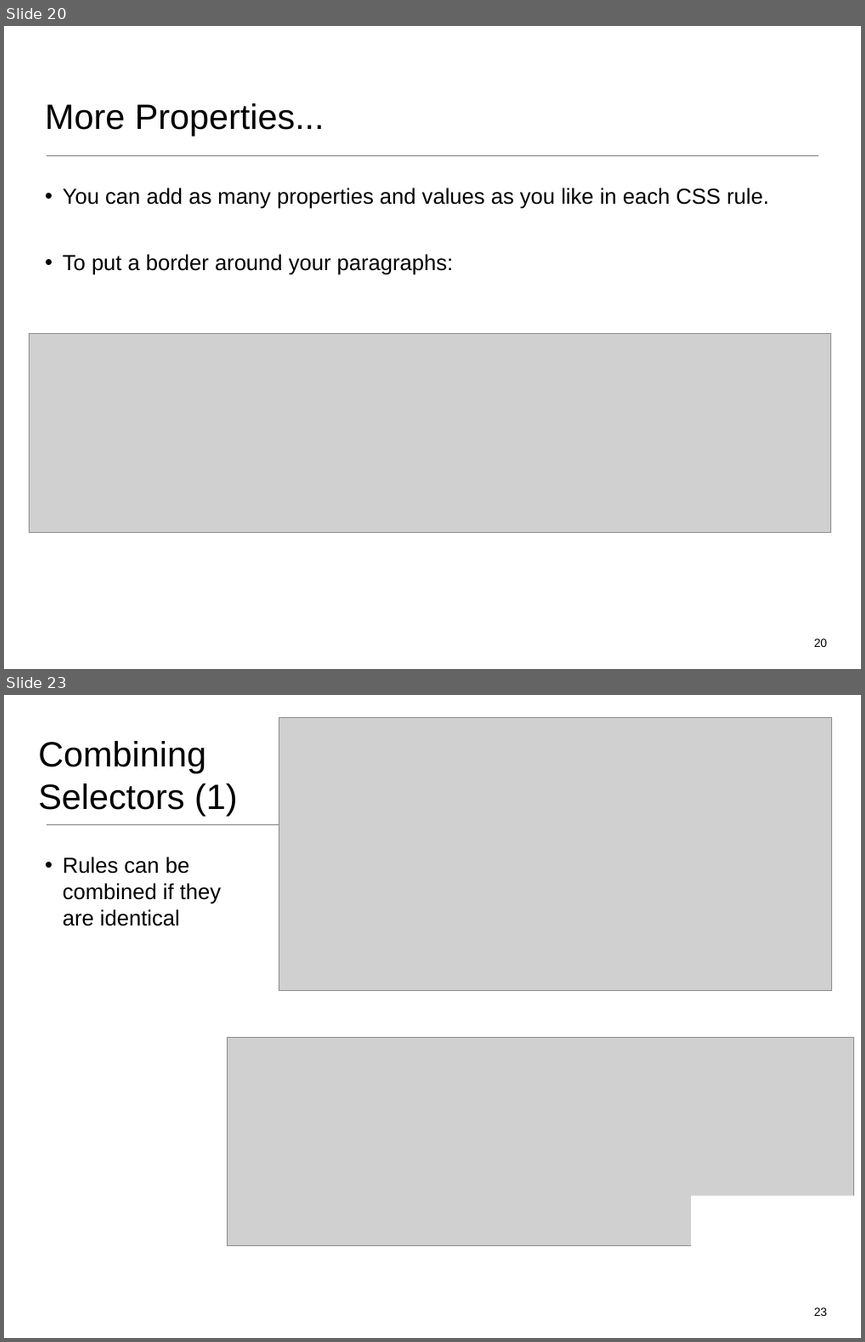
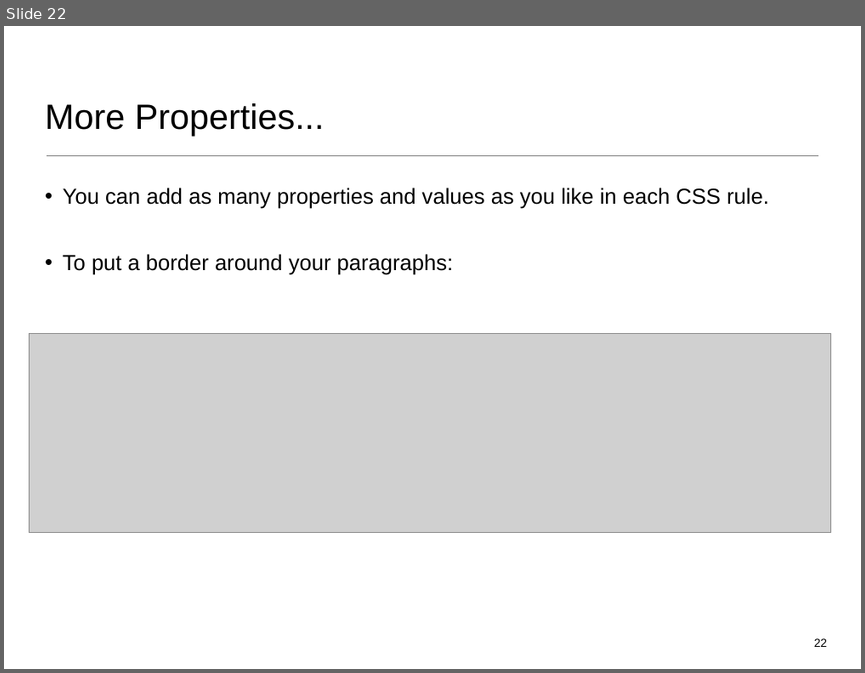
Before and after one commit to wit-web-dev-2015/web-dev-1, a slide deck: topic02/talk-2/css-1.ppt. Shown one above the other, each under a label of ours: slides 20 and 23 before the commit, slide 22 after it; the slides between them are not shown. The pictures are 865x1342 and 865x673 pixels, drawn with LibreOffice and Linux fonts; fonts in the diff are those of the drawing; grey boxes stand for pictures. Boxes give left, top, right and bottom in pixels: in the first picture for what was removed or moved away, otherwise in the second. Text is boxed around its words. In the diff, an @@ line names an element or a change of style, - is before the commit and + after.

```diff
--- a/topic02/talk-2/css-1.ppt
+++ b/topic02/talk-2/css-1.ppt
@@ slide 23 removed at [4, 695, 861, 1338], background #FFFFFF; not listed: 1 template element that a slide beside it also shows @@
@@ picture removed at [279, 718, 832, 991] @@
@@ title removed at [38, 741, 238, 816] @@
-Combining Selectors (1)
@@ text removed at [63, 857, 221, 926] @@
-• Rules can be combined if they are identical
@@ picture removed at [228, 1038, 853, 1246] @@
@@ rectangle removed at [691, 1196, 856, 1280] @@
@@ page number removed at [814, 1307, 827, 1315] @@
-23
@@ what was slide 20 is now slide 22 @@
@@ page number at [814, 638, 827, 646]: text changed @@
-20
+22
```
Also in this commit, not shown: 3 slides changed, 3 slides added, 20 other slides removed, 11 other files.
